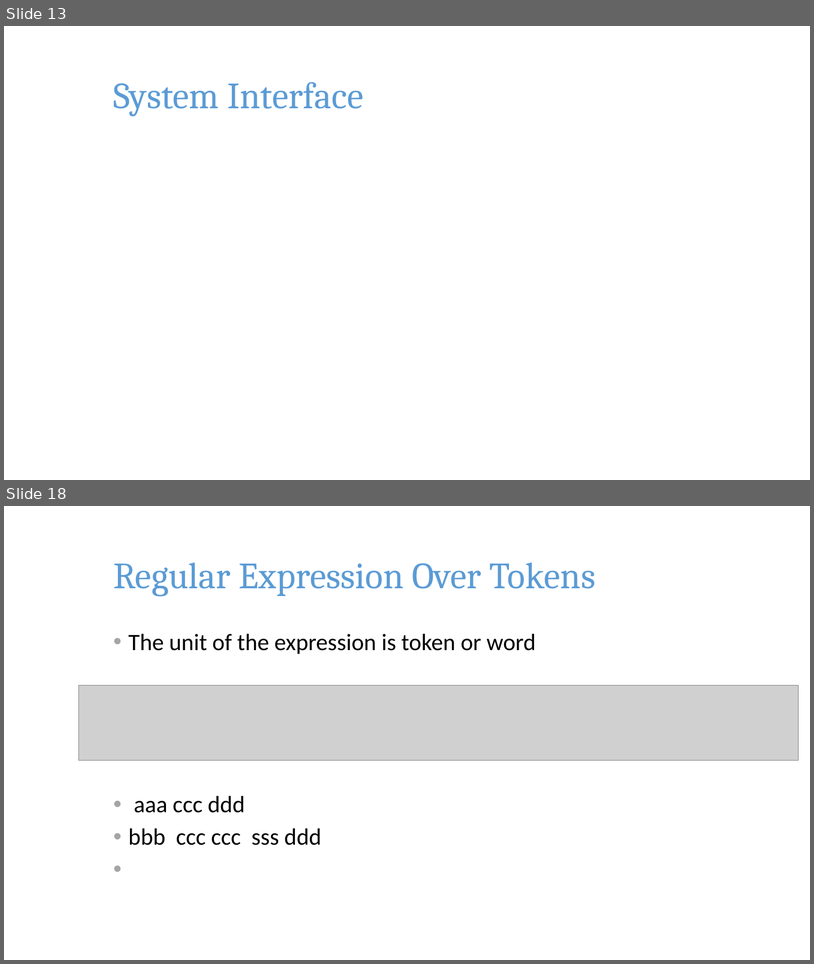
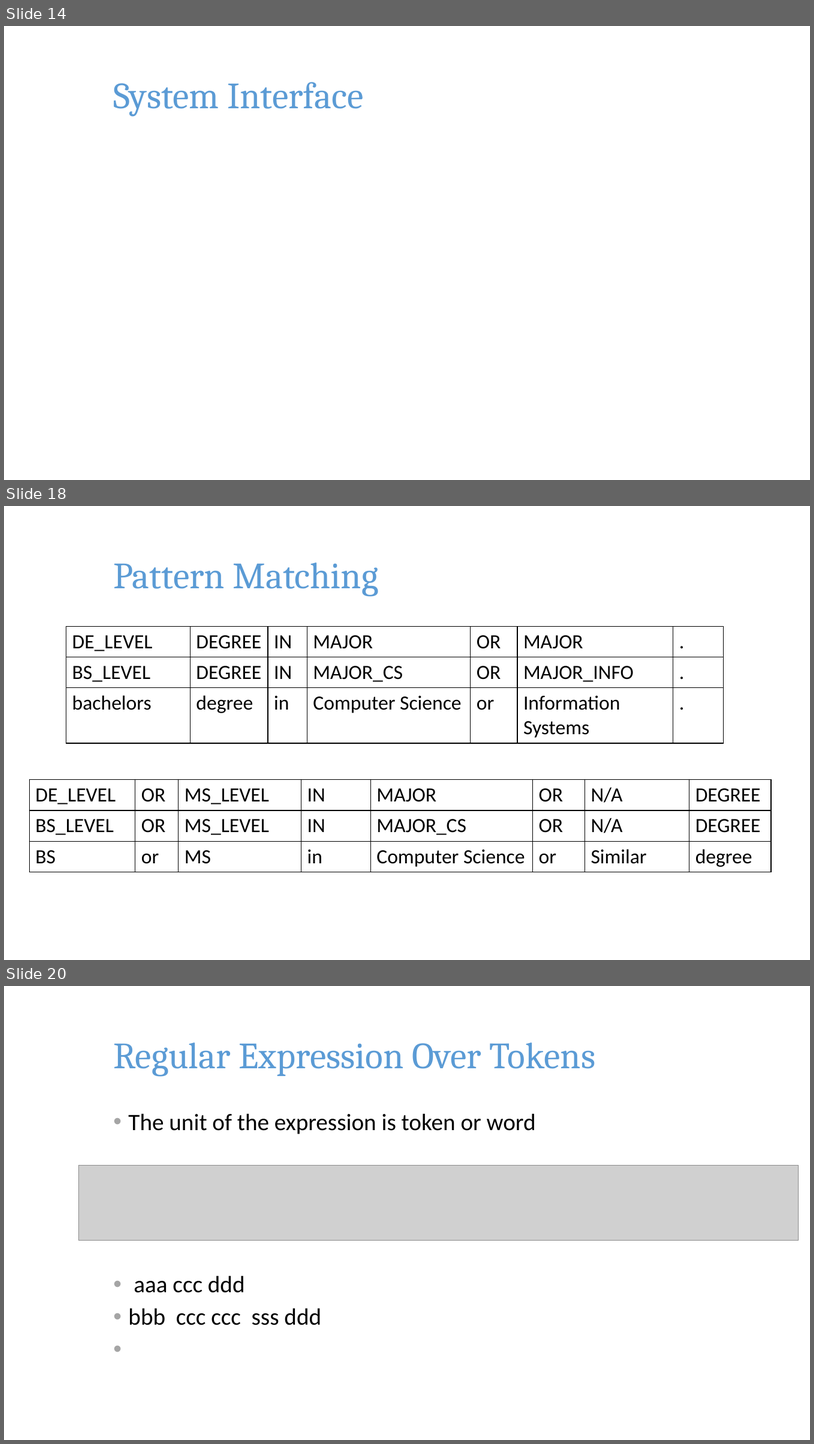
Before and after one commit to pkushiqiang/thesis, a slide deck: media/JobFinder.pptx. Shown one above the other, each under a label of ours: slides 13 and 18 before the commit, slides 14, 18 and 20 after it; the slides between them are not shown. The pictures are 814x964 and 814x1444 pixels, drawn with LibreOffice and Linux fonts; fonts in the diff are those of the drawing; grey boxes stand for pictures; background and template pictures are left out. Boxes give left, top, right and bottom in pixels: in the first picture for what was removed or moved away, otherwise in the second. Text is boxed around its words. In the diff, an @@ line names an element or a change of style, - is before the commit and + after.

```diff
--- a/media/JobFinder.pptx
+++ b/media/JobFinder.pptx
@@ slide 18 added at box(4, 506, 810, 960), background picture (left out) @@
@@ title added at box(113, 562, 379, 597), 44 pt, text #5B9BD5 @@
+Pattern Matching
@@ table added at box(66, 627, 724, 741), 3 rows, 7 columns @@
+DE_LEVEL | DEGREE | IN | MAJOR | OR | MAJOR | .
+BS_LEVEL | DEGREE | IN | MAJOR_CS | OR | MAJOR_INFO | .
+bachelors | degree | in | Computer Science | or | Information Systems | .
@@ table added at box(29, 780, 771, 870), 3 rows, 8 columns @@
+DE_LEVEL | OR | MS_LEVEL | IN | MAJOR | OR | N/A | DEGREE
+BS_LEVEL | OR | MS_LEVEL | IN | MAJOR_CS | OR | N/A | DEGREE
+BS | or | MS | in | Computer Science | or | Similar | degree
@@ what was slide 13 is now slide 14 @@
@@ what was slide 18 is now slide 20 @@
```
Also in this commit, not shown: 7 slides changed, 4 other slides added, 4 slides removed.
